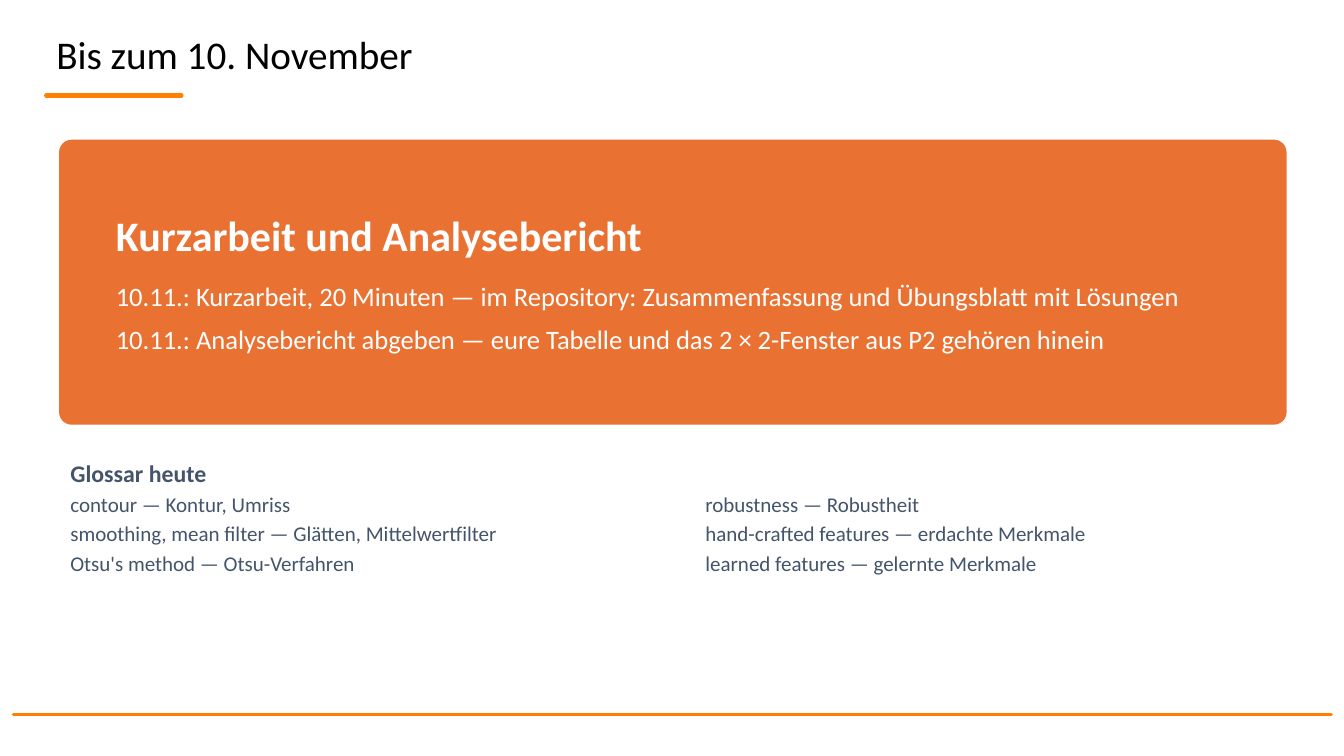
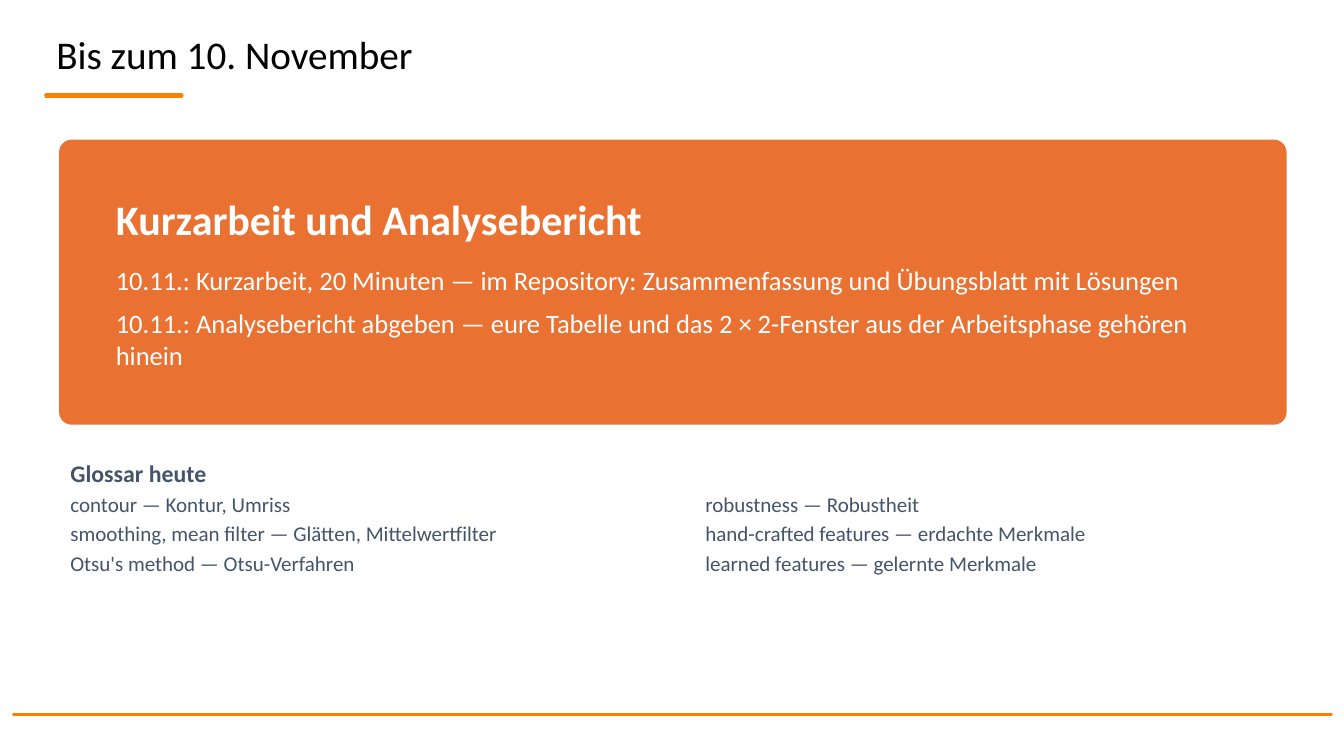
Before and after one commit to sschaffenroth/2627_KI2_KISE, a slide deck: slide 24 of 06_2026-10-27_Den_Halter_finden/01_Folien_Merkmale.pptx (slide 26 before the commit). Drawn at 1344x756 pixels with LibreOffice and Linux fonts; fonts in the diff are those of the drawing; background and template pictures are left out. Boxes give left, top, right and bottom in pixels: in the first picture for what was removed or moved away, otherwise in the second. Text is boxed around its words. In the diff, an @@ line names an element or a change of style, - is before the commit and + after.

```diff
--- a/06_2026-10-27_Den_Halter_finden/01_Folien_Merkmale.pptx
+++ b/06_2026-10-27_Den_Halter_finden/01_Folien_Merkmale.pptx
@@ text at bbox=[116, 314, 1187, 365]: text changed @@
-10.11.: Analysebericht abgeben — eure Tabelle und das 2 × 2-Fenster aus P2 gehören hinein
+10.11.: Analysebericht abgeben — eure Tabelle und das 2 × 2-Fenster aus der Arbeitsphase gehören hinein
```
Also in this commit, not shown: 4 other slides changed, 3 slides added, 4 slides removed, 2 other files.
